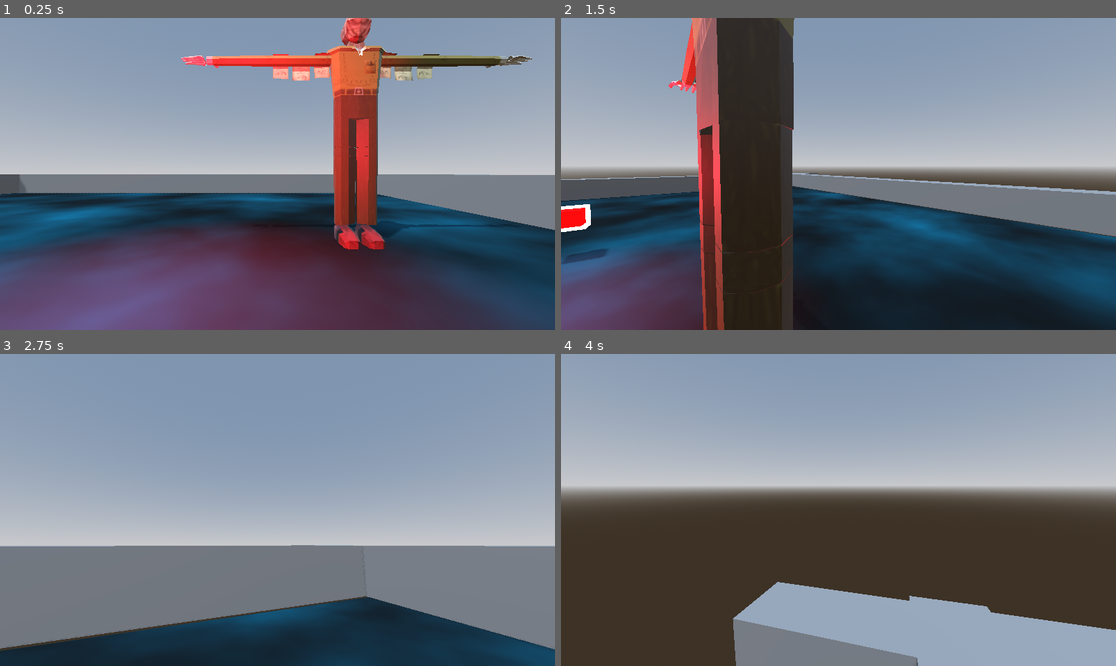
Above: before the commit, frames 1-4 (two rows, left to right).
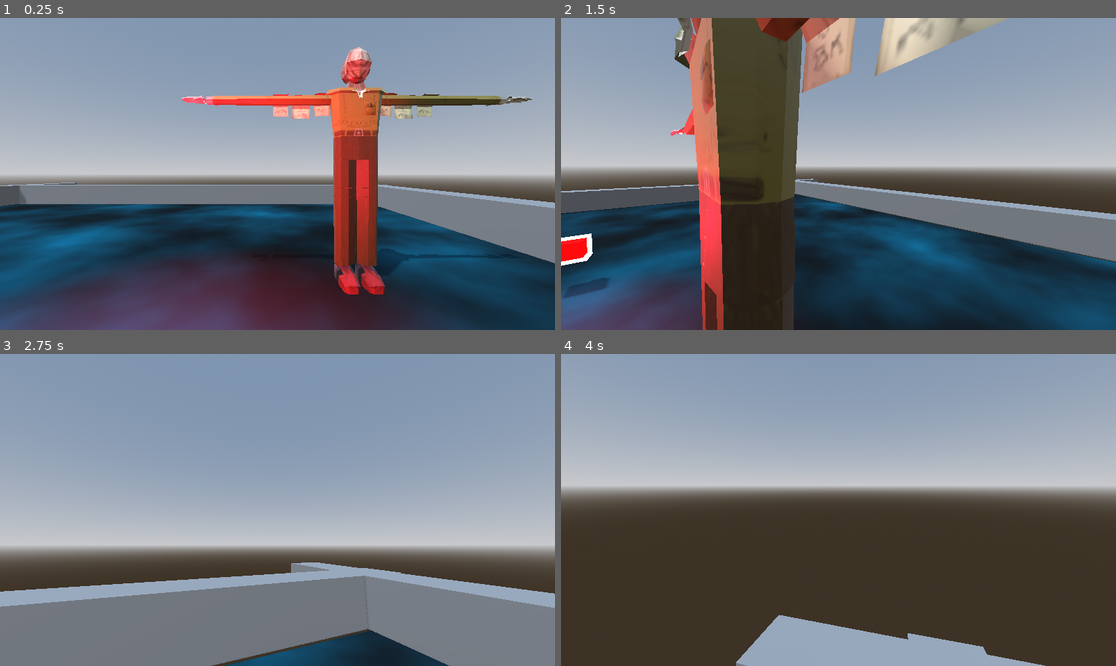
Above: after the commit, the same moments.

Repository: uniqueusername/burning-paper
Game: Godot game, scene res://world.tscn
The game is run twice, just before and just after one commit, with the same random seed, the same clock (stepped at 60 frames per second) and the same inputs.
Inputs (mouse positions are in pixels of both pictures, inside the frame that each line leads up to):
- Up to frame 1 (0.25 s): no input
- Up to frame 2 (1.5 s): tap Enter at 0.5 s; move the mouse to (866, 174) at 0.52 s; hold W (forward) from 0.53 s (still down); tap Space (jump) at 0.77 s; move the mouse to (810, 174) at 1.27 s
- Up to frame 3 (2.75 s): keep holding W (forward); tap Space (jump) at 1.52 s; move the mouse to (288, 503) at 2.02 s
- Up to frame 4 (4 s): keep holding W (forward); move the mouse to (832, 516) at 2.77 s; tap Space (jump) at 3.02, 3.77 s; move the mouse to (877, 513) at 3.52 s

The runs differ from the first frame. In frame 1, 43% of the frame differs, in the area x 0-100%, y 0-100%; in frame 2, 35%; in frame 3, 26%; in frame 4, 11%.

Commit message:
head
head

Diff:
--- a/world.tscn
+++ b/world.tscn
@@ -44,6 +44,7 @@
 collision_layer = 2
 
 [node name="head" parent="CharacterBody3D" index="2"]
+transform = Transform3D(1, 0, 0, 0, 1, 0, 0, 0, 1, 0, 0.602865, 0)
 visible = false
 
 [node name="DirectionalLight3D" type="DirectionalLight3D" parent="."]
